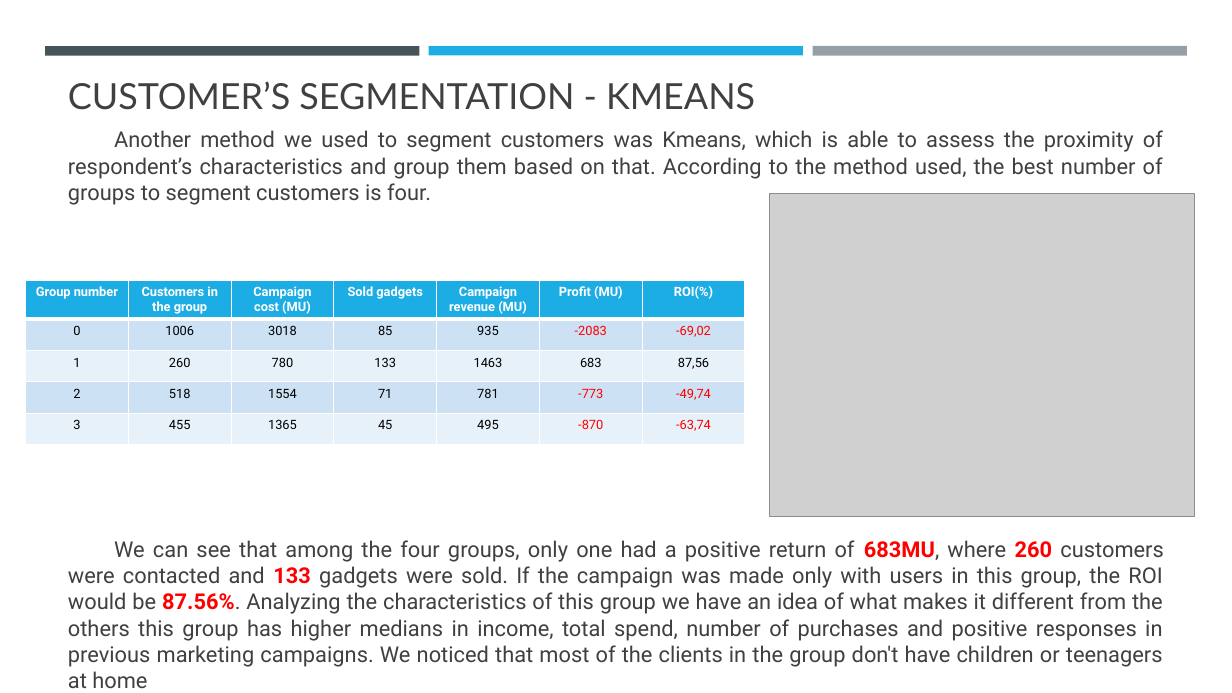
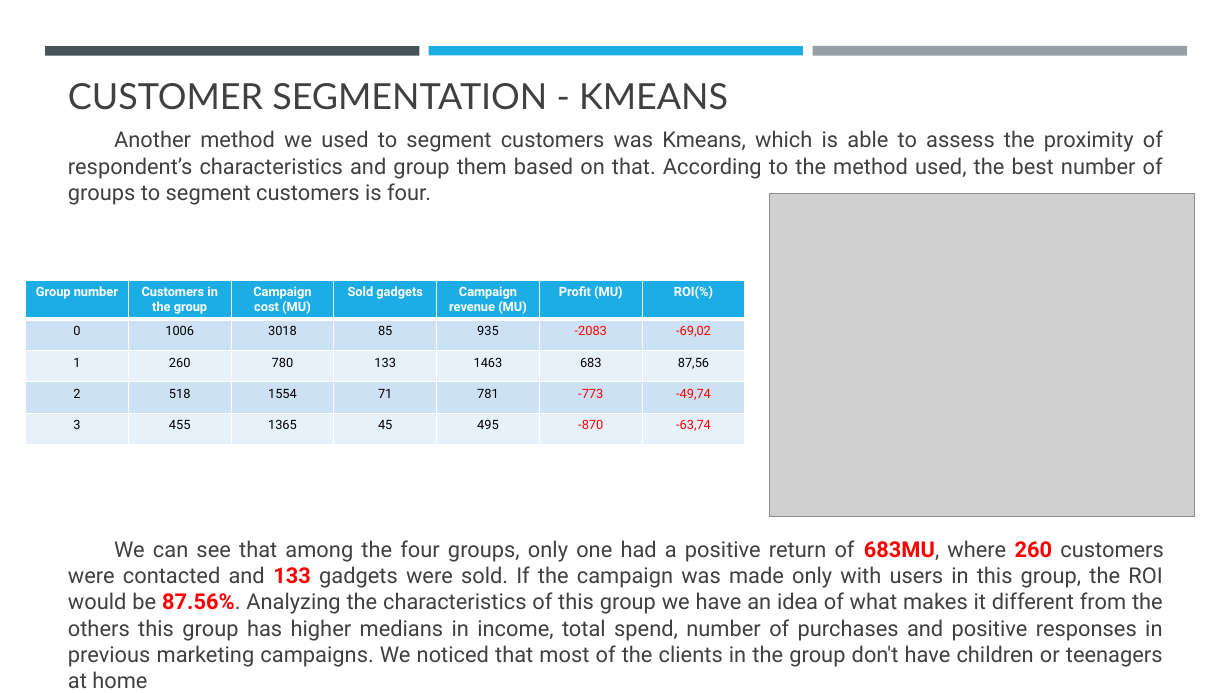
Before and after one commit to fpmacedo/ifood_data_analyst_test, a slide deck: slide 9 of iFood Data Business Analyst Case.pptx. Drawn at 1232x693 pixels with LibreOffice and Linux fonts; fonts in the diff are those of the drawing; grey boxes stand for pictures. Boxes give left, top, right and bottom in pixels: in the first picture for what was removed or moved away, otherwise in the second. Text is boxed around its words. In the diff, an @@ line names an element or a change of style, - is before the commit and + after.

Commit message:
kmeans commit

```diff
--- a/iFood Data Business Analyst Case.pptx
+++ b/iFood Data Business Analyst Case.pptx
@@ title at <box>68,83,728,110</box>: text changed @@
-CUSTOMER’S SEGMENTATION - KMEANS
+CUSTOMER SEGMENTATION - KMEANS
```
Also in this commit, not shown: 4 other slides changed, 2 other files.
